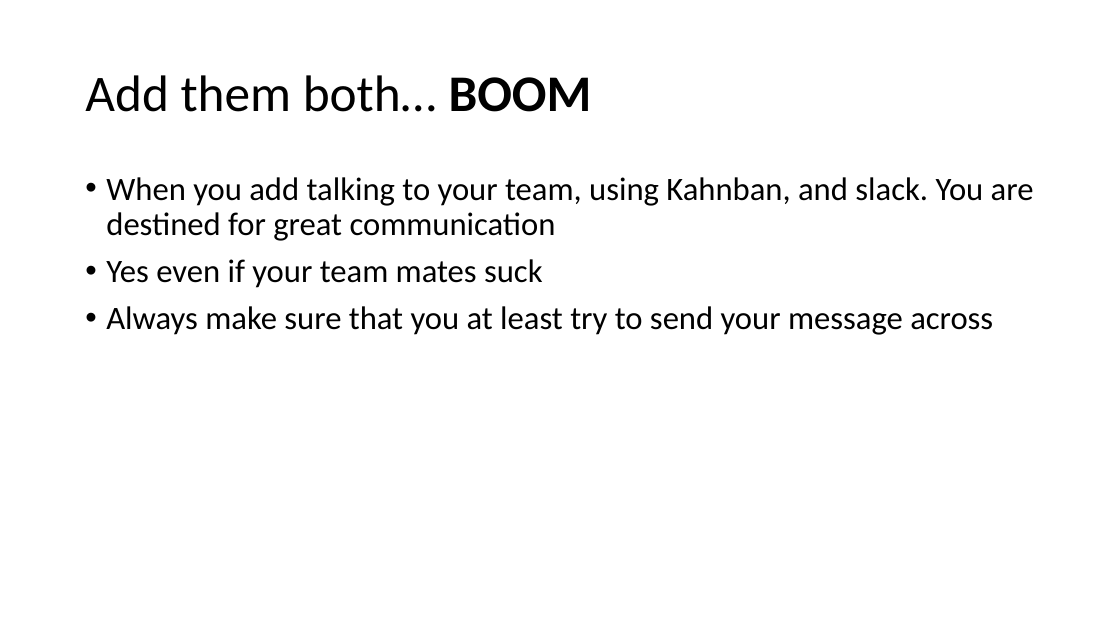
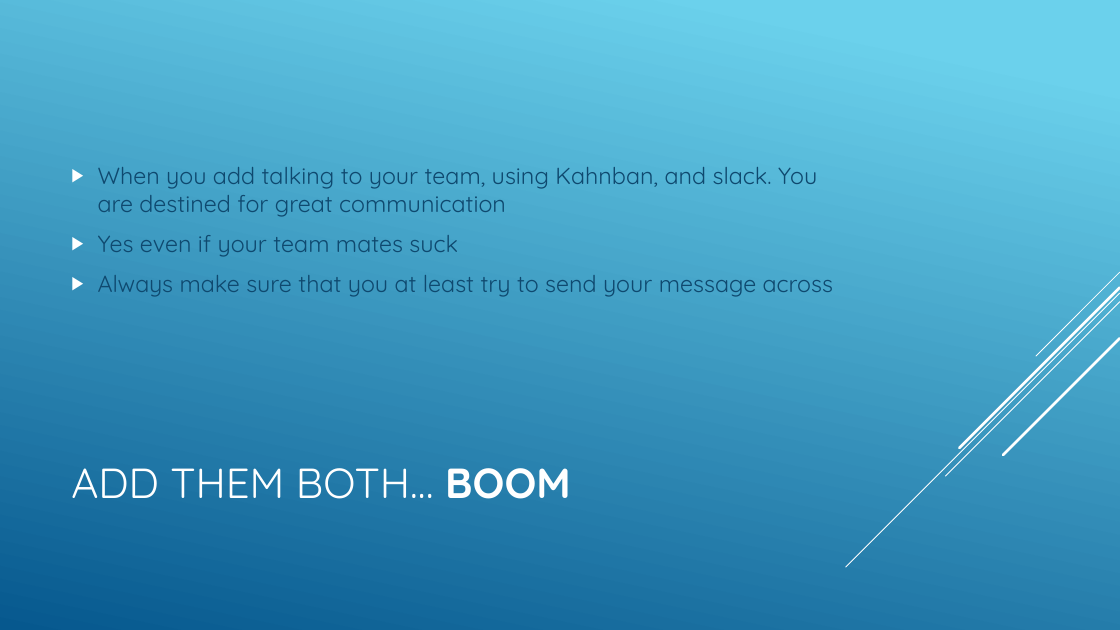
Before and after one commit to csmith1188/docpacs2122, a slide deck: slide 8 of docpac_mar18/Presentation.pptx. Drawn at 1120x630 pixels with LibreOffice and Linux fonts; fonts in the diff are those of the drawing. Boxes give left, top, right and bottom in pixels: in the first picture for what was removed or moved away, otherwise in the second. Text is boxed around its words. In the diff, an @@ line names an element or a change of style, - is before the commit and + after.

```diff
--- a/docpac_mar18/Presentation.pptx
+++ b/docpac_mar18/Presentation.pptx
@@ background #FFFFFF to gradient #6ED2EB to #06588E @@
@@ text "When you add talking to ...": place and size @@
-text "When you add talking to ..." at (106,177,1034,335)
+text "When you add talking to ..." at (98,167,833,297)
@@ text "When you add talking to ..." at (98,167,833,297): size 28 to 20 pt, font Calibri to Quicksand, text colour #000000 to #0F496F; bullet • to ▶; line spacing 0.9 to 1; vertical alignment top to middle @@
@@ group added at (846,272,1120,567): 5 lines @@
@@ title at (71,468,571,499): text changed; size 44 to 36 pt; font Calibri to Quicksand; text colour #000000 to #FFFFFF @@
-Add them both… BOOM
+ADD THEM BOTH… BOOM
```
Also in this commit, not shown: 11 other slides changed, 1 slide added, 1 slide removed.
